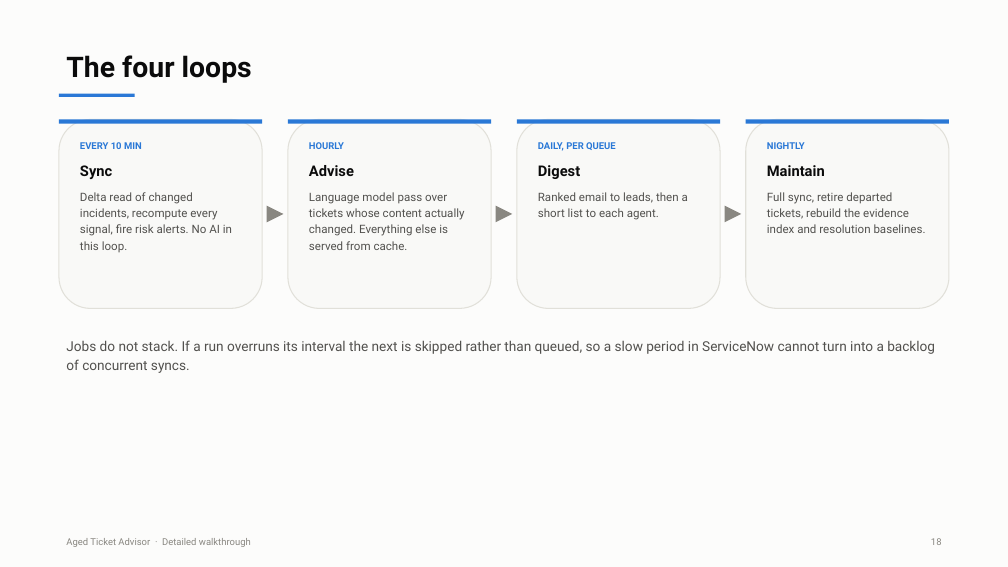
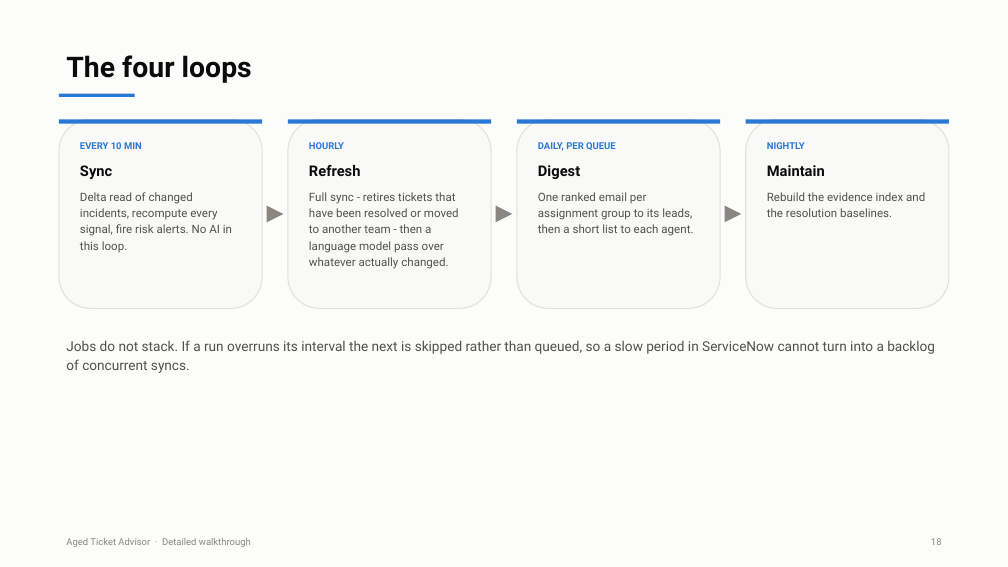
Before and after one commit to rakshith2000/SD-Advisor, a slide deck: slide 19 of docs/Aged_Ticket_Advisor_Detailed.pptx. Drawn at 1008x567 pixels with LibreOffice and Linux fonts; fonts in the diff are those of the drawing. Boxes give left, top, right and bottom in pixels: in the first picture for what was removed or moved away, otherwise in the second. Text is boxed around its words. In the diff, an @@ line names an element or a change of style, - is before the commit and + after.

```diff
--- a/docs/Aged_Ticket_Advisor_Detailed.pptx
+++ b/docs/Aged_Ticket_Advisor_Detailed.pptx
@@ text at (309,165,459,269): text changed @@
-Advise
-Language model pass over tickets whose content actually changed. Everything else is served from cache.
+Refresh
+Full sync - retires tickets that have been resolved or moved to another team - then a language model pass over whatever actually changed.
@@ text at (538,192,693,236): text changed @@
-Ranked email to leads, then a short list to each agent.
+One ranked email per assignment group to its leads, then a short list to each agent.
@@ text at (767,192,925,217): text changed @@
-Full sync, retire departed tickets, rebuild the evidence index and resolution baselines.
+Rebuild the evidence index and the resolution baselines.
```
Also in this commit, not shown: 1 other slide changed, 24 other files.
